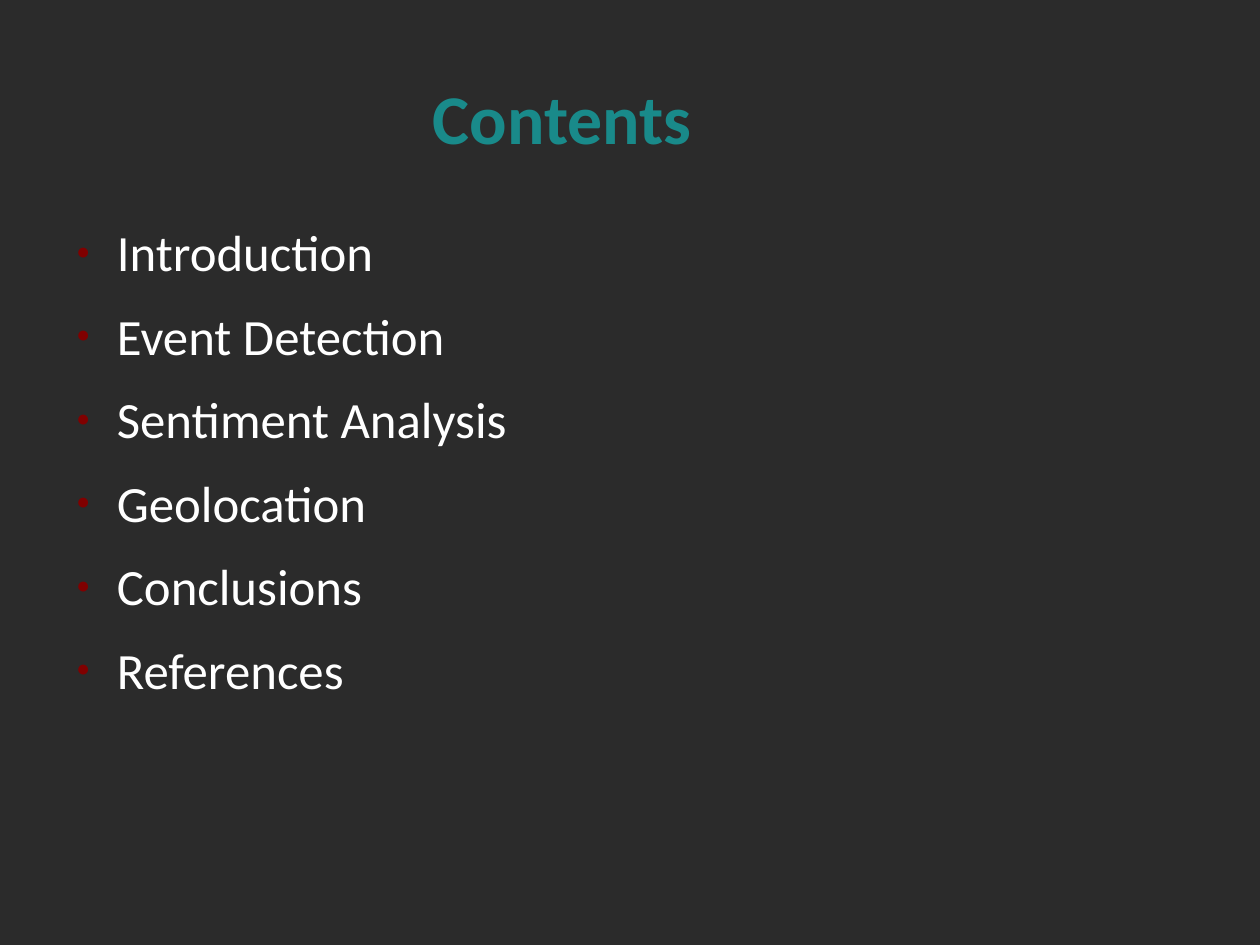
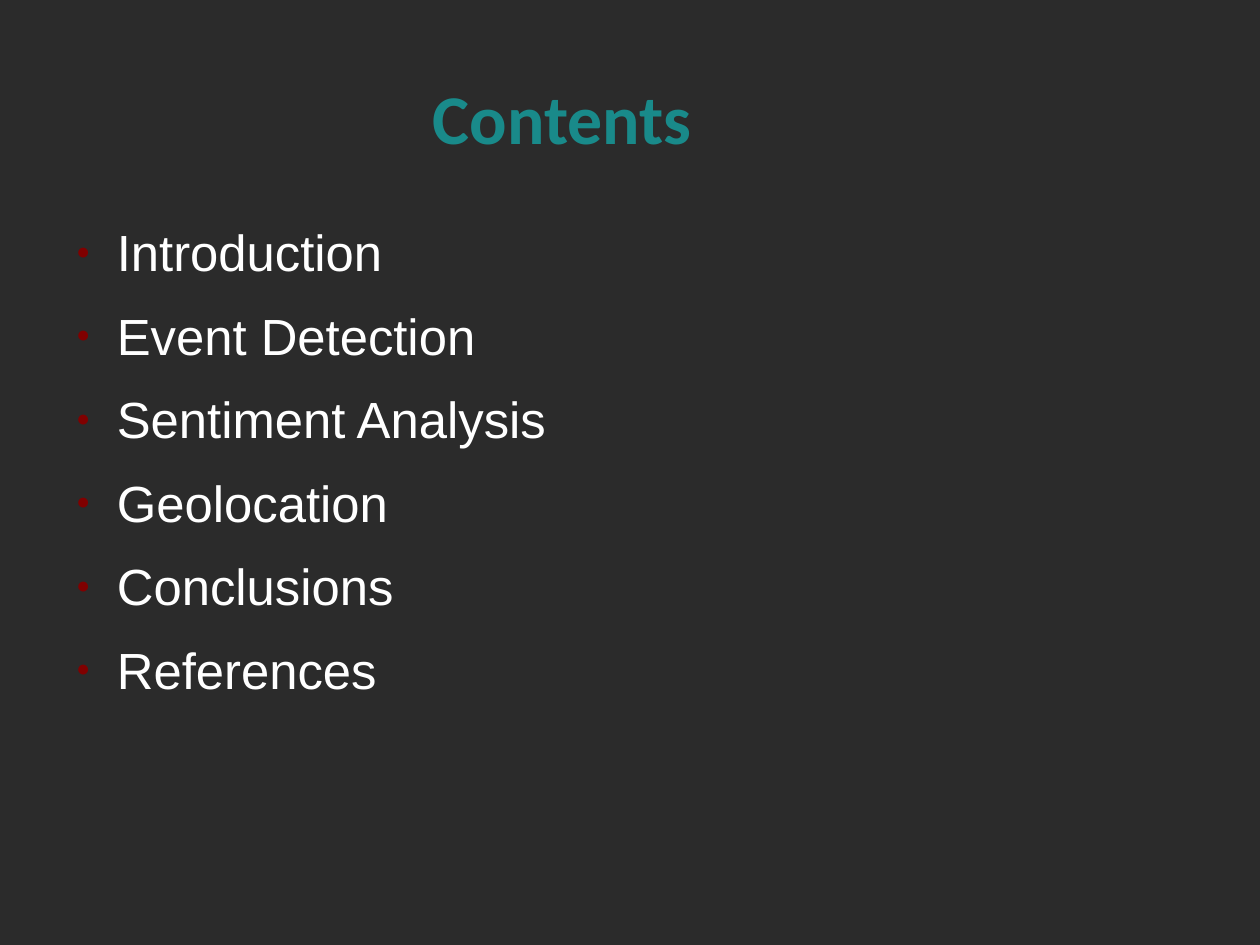
Before and after one commit to alextsil/twitter-topic-detection-and-analysis, a slide deck: slide 2 of parousiasi/presentation.odp. Drawn at 1260x945 pixels with LibreOffice and Linux fonts; fonts in the diff are those of the drawing; background and template pictures are left out; a plain dark background stands for a picture behind light text. Boxes give left, top, right and bottom in pixels: in the first picture for what was removed or moved away, otherwise in the second. Text is boxed around its words. In the diff, an @@ line names an element or a change of style, - is before the commit and + after.

Commit message:
Presentation

```diff
--- a/parousiasi/presentation.odp
+++ b/parousiasi/presentation.odp
@@ text "Introduction" at bbox=[117, 234, 546, 690]: font Calibri to Arial @@
```
Also in this commit, not shown: 2 other slides changed, 1 slide added, 1 slide removed.
